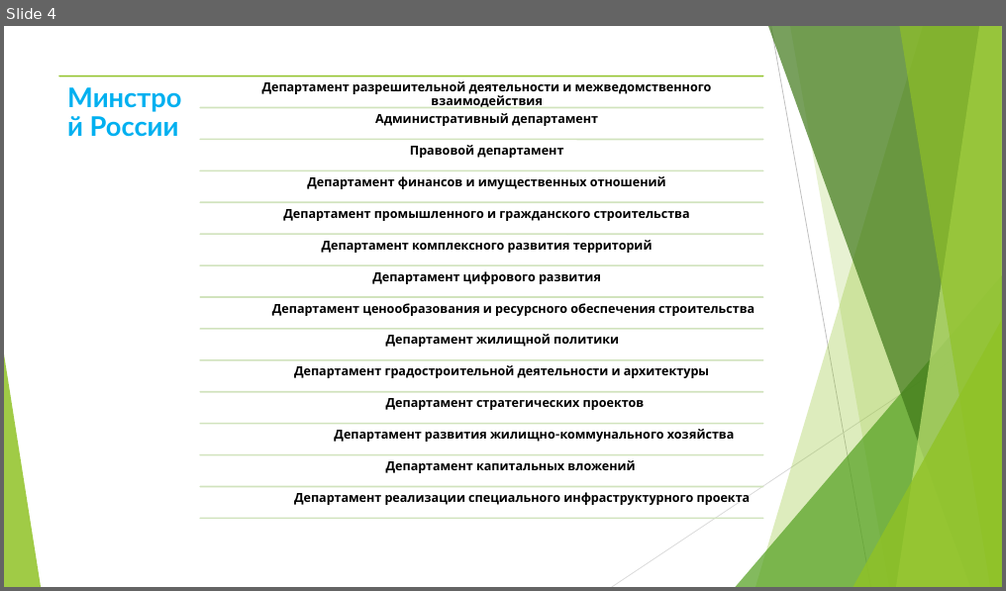
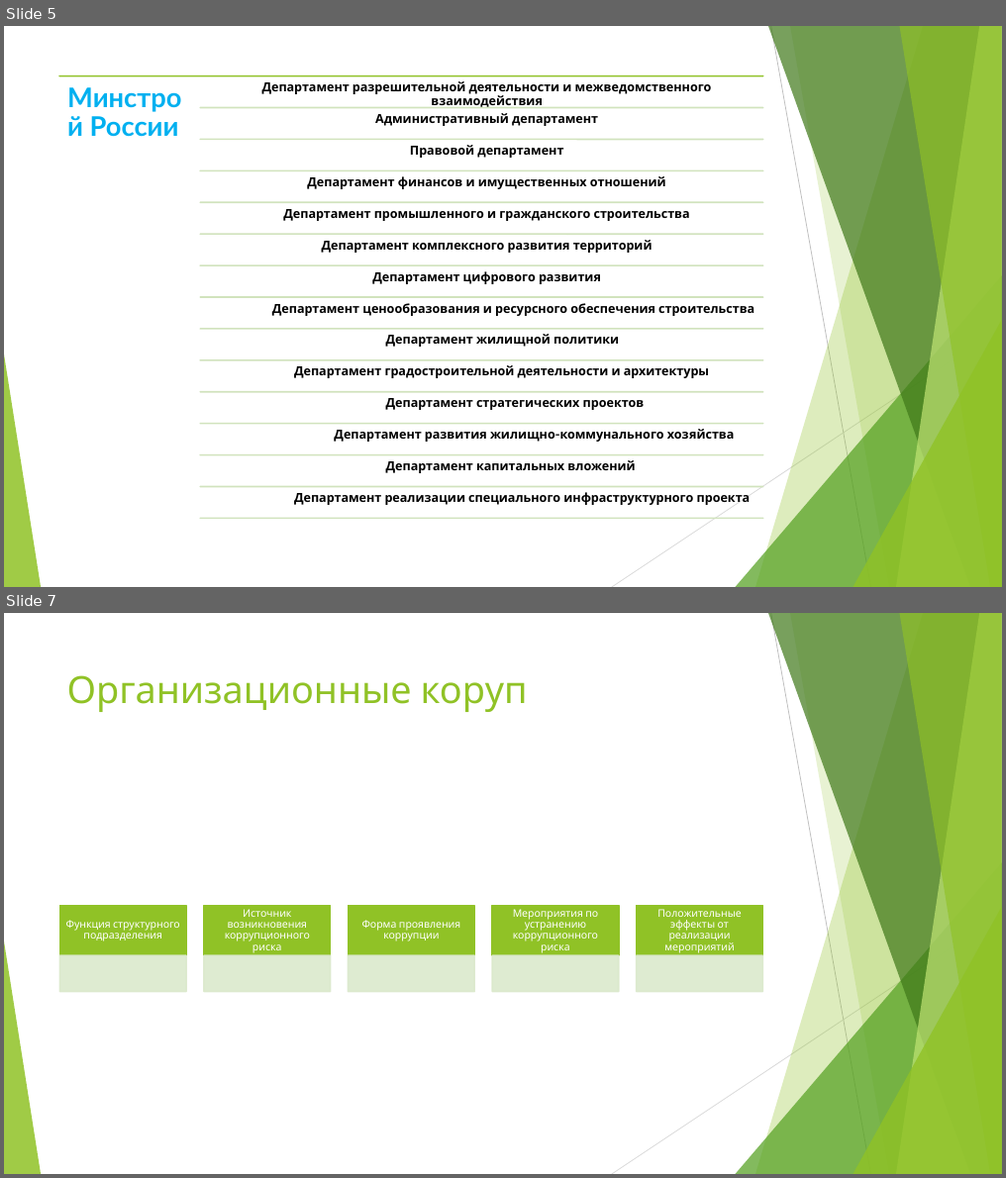
Before and after one commit to TupleTurtle/REU, a slide deck: Лукьянов.pptx. Shown one above the other, each under a label of ours: slide 4 before the commit, slides 5 and 7 after it; the slides between them are not shown. The pictures are 1006x591 and 1006x1178 pixels, drawn with LibreOffice and Linux fonts; fonts in the diff are those of the drawing. Boxes give left, top, right and bottom in pixels: in the first picture for what was removed or moved away, otherwise in the second. Text is boxed around its words. In the diff, an @@ line names an element or a change of style, - is before the commit and + after.

```diff
--- a/Лукьянов.pptx
+++ b/Лукьянов.pptx
@@ slide 7 added at box(4, 613, 1002, 1174), background #FFFFFF; not listed: 10 template elements that a slide beside it also shows @@
@@ title added at box(67, 675, 528, 712), 36 pt, text #90C226 @@
+Организационные коруп
@@ group added at box(60, 906, 763, 992): 10 rectangles, 5 texts @@
+Функция структурного подразделения
+Источник возникновения коррупционного риска
+Форма проявления коррупции
+Мероприятия по устранению коррупционного риска
+Положительные эффекты от реализации мероприятий
@@ what was slide 4 is now slide 5 @@
```
Also in this commit, not shown: 1 slide changed, 2 other slides added.
